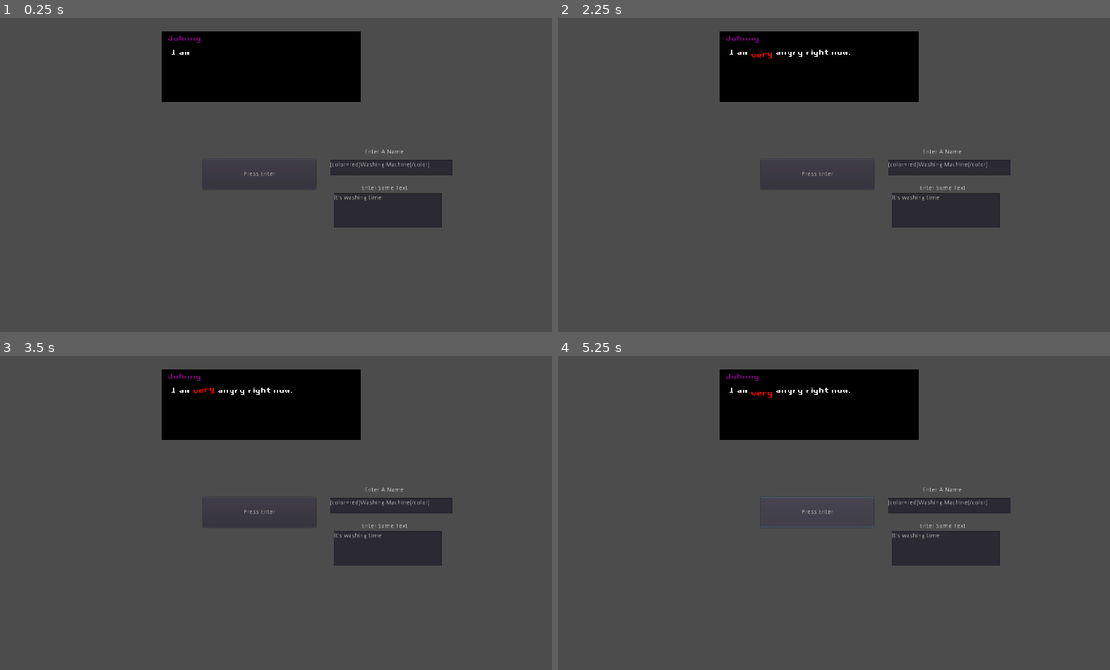
Above: before the commit, frames 1-4 (two rows, left to right).
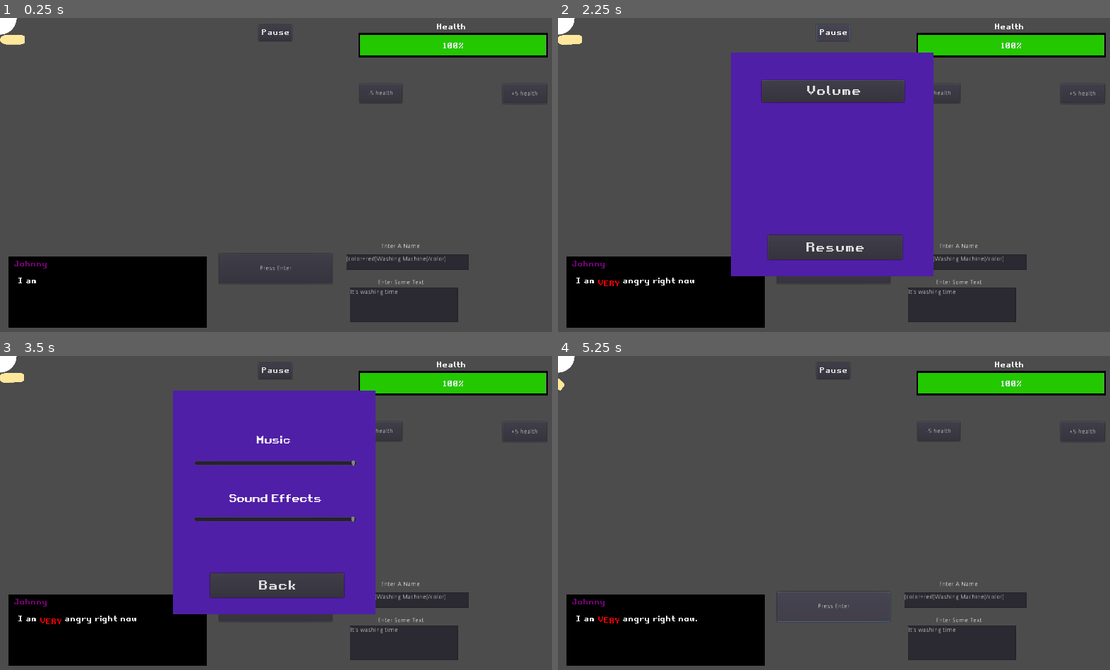
Above: after the commit, the same moments.

Repository: wet-floor/1501-final-project
Game: Godot game, scene res://testing/samuel/testingSamuel.tscn
Same seed, same stepped clock (60 frames per second), same inputs: the game is played once before the commit and once after it.
Inputs (mouse positions are in pixels of both pictures, inside the frame that each line leads up to):
- Up to frame 1 (0.25 s): no input
- Up to frame 2 (2.25 s): click (938, 93) at 0.5 s, where only the run after the commit has a clickable "-5 health"; click (1082, 93) at 1.25 s, where only the run after the commit has a clickable "+5 health"; click (834, 33) at 2 s, where only the run after the commit has a clickable "Pause"
- Up to frame 3 (3.5 s): click (276, 428) at 2.75 s, where only the run after the commit has a clickable "Volume"
- Up to frame 4 (5.25 s): click (834, 585) at 3.5 s, where only the run after the commit has a clickable "Back"; click (834, 585) at 4.25 s, where only the run after the commit has a clickable "Resume"; click "Press Enter" at 5 s

The runs differ from the first frame. In frame 1, 26% of the frame differs, in the area x 0-100%, y 0-99%; in frame 2, 43%; in frame 3, 43%; in frame 4, 26%.

Commit message:
Healthbar / Pause Menu
- Added Pause Menu
- Added Health Bar
- Added two new audio buses

Diff:
--- /dev/null
+++ b/default_bus_layout.tres
@@ -0,0 +1,15 @@
+[gd_resource type="AudioBusLayout" format=2]
+
+[resource]
+bus/1/name = "Music"
+bus/1/solo = false
+bus/1/mute = false
+bus/1/bypass_fx = false
+bus/1/volume_db = 0.0
+bus/1/send = "Master"
+bus/2/name = "SE"
+bus/2/solo = false
+bus/2/mute = false
+bus/2/bypass_fx = false
+bus/2/volume_db = 0.0
+bus/2/send = "Master"
--- a/testing/samuel/healthBar.tscn
+++ b/testing/samuel/healthBar.tscn
@@ -39,3 +39,20 @@
 position = Vector2( 213.75, 27 )
 scale = Vector2( 1.0035, 1 )
 texture = ExtResource( 3 )
+
+[node name="decreaseHealth5" type="Button" parent="."]
+margin_left = 1.0
+margin_top = 114.0
+margin_right = 97.0
+margin_bottom = 158.0
+text = "-5 health"
+
+[node name="increaseHealth5" type="Button" parent="."]
+margin_left = 325.0
+margin_top = 114.0
+margin_right = 425.0
+margin_bottom = 160.0
+text = "+5 health"
+
+[connection signal="pressed" from="decreaseHealth5" to="." method="_on_decreaseHealth5_pressed"]
+[connection signal="pressed" from="increaseHealth5" to="." method="_on_increaseHealth5_pressed"]
--- a/testing/samuel/inventoryUI.tscn
+++ b/testing/samuel/inventoryUI.tscn
@@ -1,11 +1,14 @@
-[gd_scene format=2]
+[gd_scene load_steps=2 format=2]
+
+[ext_resource path="res://testing/samuel/scripts/inventoryUI.gd" type="Script" id=1]
 
 [node name="inventoryUI" type="Control"]
 anchor_right = 1.0
 anchor_bottom = 1.0
+script = ExtResource( 1 )
 
 [node name="ColorRect" type="ColorRect" parent="."]
-margin_left = 23.0
-margin_top = 612.0
-margin_right = 115.0
-margin_bottom = 706.0
+margin_left = 566.0
+margin_top = 590.0
+margin_right = 658.0
+margin_bottom = 684.0
--- a/testing/samuel/pauseMenu.tscn
+++ b/testing/samuel/pauseMenu.tscn
@@ -1,11 +1,110 @@
-[gd_scene format=2]
+[gd_scene load_steps=9 format=2]
+
+[ext_resource path="res://testing/samuel/scripts/pauseMenu.gd" type="Script" id=1]
+[ext_resource path="res://Retro Gaming.ttf" type="DynamicFontData" id=2]
+
+[sub_resource type="DynamicFont" id=1]
+font_data = ExtResource( 2 )
+
+[sub_resource type="DynamicFont" id=2]
+size = 28
+font_data = ExtResource( 2 )
+
+[sub_resource type="DynamicFont" id=5]
+size = 28
+font_data = ExtResource( 2 )
+
+[sub_resource type="DynamicFont" id=6]
+size = 28
+font_data = ExtResource( 2 )
+
+[sub_resource type="DynamicFont" id=3]
+size = 25
+font_data = ExtResource( 2 )
+
+[sub_resource type="DynamicFont" id=4]
+size = 25
+font_data = ExtResource( 2 )
 
 [node name="pauseMenu" type="Control"]
 anchor_right = 1.0
 anchor_bottom = 1.0
+script = ExtResource( 1 )
 
-[node name="MenuButton" type="MenuButton" parent="."]
-margin_left = 538.0
-margin_top = 25.0
-margin_right = 616.0
-margin_bottom = 106.0
+[node name="pauseButton" type="Button" parent="."]
+margin_left = 586.0
+margin_top = 15.0
+margin_right = 658.0
+margin_bottom = 52.0
+custom_fonts/font = SubResource( 1 )
+text = "Pause"
+
+[node name="pauseMenuVisual" type="ColorRect" parent="."]
+margin_left = 392.0
+margin_top = 78.0
+margin_right = 852.0
+margin_bottom = 585.0
+color = Color( 0.317647, 0.12549, 0.658824, 1 )
+
+[node name="VolumeButton" type="Button" parent="pauseMenuVisual"]
+margin_left = 70.0
+margin_top = 63.0
+margin_right = 394.0
+margin_bottom = 113.0
+custom_fonts/font = SubResource( 2 )
+text = "Volume"
+
+[node name="BackButtonMain" type="Button" parent="pauseMenuVisual"]
+margin_left = 83.0
+margin_top = 414.0
+margin_right = 389.0
+margin_bottom = 470.0
+custom_fonts/font = SubResource( 5 )
+text = "Resume"
+
+[node name="BackButtonVolume" type="Button" parent="pauseMenuVisual"]
+margin_left = 84.0
+margin_top = 414.0
+margin_right = 388.0
+margin_bottom = 470.0
+custom_fonts/font = SubResource( 6 )
+text = "Back"
+
+[node name="SEVolume" type="Label" parent="pauseMenuVisual"]
+margin_left = 127.0
+margin_top = 229.0
+margin_right = 349.0
+margin_bottom = 261.0
+custom_fonts/font = SubResource( 3 )
+text = "Sound Effects"
+
+[node name="MusicVolume" type="Label" parent="pauseMenuVisual"]
+margin_left = 188.0
+margin_top = 97.0
+margin_right = 272.0
+margin_bottom = 132.0
+custom_fonts/font = SubResource( 4 )
+text = "Music"
+
+[node name="MusicVolumeSlider" type="HSlider" parent="pauseMenuVisual"]
+margin_left = 49.0
+margin_top = 141.0
+margin_right = 417.0
+margin_bottom = 190.0
+min_value = -60.0
+max_value = 0.0
+
+[node name="SEVolumeSlider" type="HSlider" parent="pauseMenuVisual"]
+margin_left = 48.0
+margin_top = 268.0
+margin_right = 416.0
+margin_bottom = 317.0
+min_value = -60.0
+max_value = 0.0
+
+[connection signal="pressed" from="pauseButton" to="." method="_on_pauseButton_pressed"]
+[connection signal="pressed" from="pauseMenuVisual/VolumeButton" to="." method="_on_VolumeButton_pressed"]
+[connection signal="pressed" from="pauseMenuVisual/BackButtonMain" to="." method="_on_BackButton_pressed"]
+[connection signal="pressed" from="pauseMenuVisual/BackButtonVolume" to="." method="_on_BackButtonVolume_pressed"]
+[connection signal="value_changed" from="pauseMenuVisual/MusicVolumeSlider" to="." method="_on_MusicVolumeSlider_value_changed"]
+[connection signal="value_changed" from="pauseMenuVisual/SEVolumeSlider" to="." method="_on_SEVolumeSlider_value_changed"]
--- a/testing/samuel/popupUI.tscn
+++ b/testing/samuel/popupUI.tscn
@@ -26,16 +26,16 @@
 [node name="speakerName" type="RichTextLabel" parent="popupBox"]
 margin_left = 12.0
 margin_top = 6.0
-margin_right = 252.0
-margin_bottom = 42.0
+margin_right = 440.0
+margin_bottom = 35.0
 custom_fonts/normal_font = SubResource( 1 )
 bbcode_enabled = true
 text = "Name"
 
 [node name="speakerDialog" type="RichTextLabel" parent="popupBox"]
 margin_left = 21.0
-margin_top = 38.0
-margin_right = 424.0
+margin_top = 45.0
+margin_right = 432.0
 margin_bottom = 146.0
 custom_fonts/normal_font = SubResource( 2 )
 bbcode_enabled = true
@@ -46,7 +46,9 @@
 [node name="textSound" type="AudioStreamPlayer2D" parent="popupBox"]
 stream = ExtResource( 4 )
 volume_db = -17.846
+bus = "SE"
 
 [node name="enterSound" type="AudioStreamPlayer2D" parent="popupBox"]
 stream = ExtResource( 3 )
 volume_db = -12.923
+bus = "SE"
--- /dev/null
+++ b/testing/samuel/scripts/MenuButton.gd
@@ -0,0 +1,16 @@
+extends MenuButton
+
+var popup
+
+func _ready():
+	popup = get_popup()
+	popup.add_item("item a")
+	popup.add_item("item b")
+	popup.add_item("item c")
+	popup.connect("id_pressed", self, "_on_item_pressed")
+
+func _on_item_pressed(ID):
+	print(popup.get_item_text(ID), " pressed")
+
+func _process(delta):
+	pass
--- a/testing/samuel/scripts/healthBar.gd
+++ b/testing/samuel/scripts/healthBar.gd
@@ -1,15 +1,19 @@
 extends ProgressBar
-# Default starting percent
-var percent = 100;
 
 # Called when the node enters the scene tree for the first time.
 func _ready():
-	value = percent;
-	# hide();
+	value = 100
+	# hide()
 
 func _show_bar():
-	show();
+	show()
 
-func _process(delta):
-	# Each frame change bar value to the percent
-	value = percent;
+func _hide_bar():
+	hide()
+#func _process(delta):
+
+func _on_decreaseHealth5_pressed():
+	value -= 5
+
+func _on_increaseHealth5_pressed():
+	value += 5
--- /dev/null
+++ b/testing/samuel/scripts/inventoryUI.gd
@@ -0,0 +1,18 @@
+extends Control
+
+var hehe
+
+func _on_MenuButton_pressed():
+	hehe = get_node("/root/testingSamuel/Root/tdPlayer/Hand/Inventory").get_inventory()
+
+	#print(hehe)
+	#get_tree().paused = true
+	pass
+
+# Called when the node enters the scene tree for the first time.
+func _ready():
+	pass # Replace with function body.
+
+# Called every frame. 'delta' is the elapsed time since the previous frame.
+#func _process(delta):
+#	pass
--- /dev/null
+++ b/testing/samuel/scripts/pauseMenu.gd
@@ -0,0 +1,43 @@
+extends Control
+
+var hehe
+
+func _ready():
+	# Hides every aspect of pause menu
+	$pauseMenuVisual.hide()
+	$pauseMenuVisual/SEVolume.hide()
+	$pauseMenuVisual/MusicVolume.hide()
+	$pauseMenuVisual/BackButtonVolume.hide()
+	$pauseMenuVisual/MusicVolumeSlider.hide()
+	$pauseMenuVisual/SEVolumeSlider.hide()
+
+	# Sets pause menu pause mode to process
+	# Copy this line into any other nodes that we don't want to pause while the game is paused
+	pause_mode = Node.PAUSE_MODE_PROCESS
+
+func _on_pauseButton_pressed():
+	# Pause or unpause
+	get_tree().paused = !get_tree().paused
+	# Show or hide pause menu
+	$pauseMenuVisual.visible = !$pauseMenuVisual.visible
+
+func _on_VolumeButton_pressed():
+	$pauseMenuVisual/VolumeButton.visible = !$pauseMenuVisual/VolumeButton.visible
+	$pauseMenuVisual/MusicVolume.visible = !$pauseMenuVisual/MusicVolume.visible
+	$pauseMenuVisual/SEVolume.visible = !$pauseMenuVisual/SEVolume.visible
+	$pauseMenuVisual/BackButtonMain.visible = !$pauseMenuVisual/BackButtonMain.visible
+	$pauseMenuVisual/BackButtonVolume.visible = !$pauseMenuVisual/BackButtonVolume.visible
+	$pauseMenuVisual/MusicVolumeSlider.visible = !$pauseMenuVisual/MusicVolumeSlider.visible
+	$pauseMenuVisual/SEVolumeSlider.visible = !$pauseMenuVisual/SEVolumeSlider.visible
+
+func _on_BackButton_pressed():
+	_on_pauseButton_pressed()
+
+func _on_BackButtonVolume_pressed():
+	_on_VolumeButton_pressed()
+
+func _on_MusicVolumeSlider_value_changed(value):
+	AudioServer.set_bus_volume_db(AudioServer.get_bus_index("Music"), value)
+
+func _on_SEVolumeSlider_value_changed(value):
+	AudioServer.set_bus_volume_db(AudioServer.get_bus_index("SE"), value)
--- a/testing/samuel/scripts/popupBox.gd
+++ b/testing/samuel/scripts/popupBox.gd
@@ -17,6 +17,7 @@
 	# Set wait timer to equal to text speed
 	$textShowTimer.wait_time = textSpeed
 
+# Converts text into an array, which is used to show the letters one by one
 func getDialog(name, text) -> Array:
 	if typeof(text) == TYPE_ARRAY:
 		return text
@@ -33,6 +34,7 @@
 	# If there is currently a box shown, yield showing text until the current one has ended
 	if shown == true:
 		yield(self, "messageEnded")
+
 	self.show()
 	shown = true
 	finished = false
@@ -51,18 +53,17 @@
 	# While the visible characters is shorter than the length of the text, continuously show the
 	# next character
 	while $speakerDialog.visible_characters < len($speakerDialog.text):
-		#print($speakerDialog.visible_characters)
-		#print(len($speakerDialog.text))
 		$speakerDialog.visible_characters += 1
 		$textSound.play()
 		$textShowTimer.start()
 		# Makes sure each letter only appears after the timer runs out
 		yield($textShowTimer, "timeout")
+		# Once all letters are shown, set finished to true
 		if $speakerDialog.visible_characters >= (len($speakerDialog.text)):
 			finished = true
 			break
 
-# Called every frame. 'delta' is the elapsed time since the previous frame.
+# Called every frame
 func _process(delta):
 	# If the player presses accept, it will either move onto the next phrase or
 	# skip to the end of current phrase if still not complete.
--- a/testing/samuel/scripts/testingSamuel.gd
+++ b/testing/samuel/scripts/testingSamuel.gd
@@ -4,7 +4,7 @@
 # Called when the node enters the scene tree for the first time.
 func _ready():
 	pass
-	$popupUI/popupBox.showText("[color=purple]Johnny[/color]", "I am [wave amp=60 freq=6][color=red]very[/color][/wave] angry right now.")
+	$popupUI/popupBox.showText("[color=purple]Johnny[/color]", "I am [wave amp=60 freq=6][color=red]VERY[/color][/wave] angry right now.")
 	$popupUI/popupBox.showText("Alex", "SHEEEEEEEEEEEEEEEEEEEEEEEEEEEEEESH")
 
 func _on_Button_pressed():
--- a/testing/samuel/testingSamuel.tscn
+++ b/testing/samuel/testingSamuel.tscn
@@ -1,33 +1,26 @@
-[gd_scene load_steps=3 format=2]
+[gd_scene load_steps=6 format=2]
 
+[ext_resource path="res://testing/hendry/tdPlayer.tscn" type="PackedScene" id=1]
 [ext_resource path="res://testing/samuel/scripts/testingSamuel.gd" type="Script" id=2]
 [ext_resource path="res://testing/samuel/popupUI.tscn" type="PackedScene" id=3]
+[ext_resource path="res://testing/samuel/pauseMenu.tscn" type="PackedScene" id=4]
+[ext_resource path="res://testing/samuel/healthBar.tscn" type="PackedScene" id=5]
 
 [node name="testingSamuel" type="Node2D"]
 script = ExtResource( 2 )
 
 [node name="popupUI" parent="." instance=ExtResource( 3 )]
+margin_left = -348.0
+margin_top = 511.0
+margin_right = -348.0
+margin_bottom = 511.0
 
 [node name="showTextButton" type="Button" parent="."]
-margin_left = 460.0
-margin_top = 320.0
-margin_right = 716.0
-margin_bottom = 389.0
+margin_left = 497.0
+margin_top = 534.0
+margin_right = 753.0
+margin_bottom = 603.0
 text = "Press Enter"
-
-[node name="nameText" type="TextEdit" parent="showTextButton"]
-margin_left = 288.0
-margin_top = 2.0
-margin_right = 566.0
-margin_bottom = 37.0
-text = "[color=red]Washing Machine[/color]"
-
-[node name="textText" type="TextEdit" parent="showTextButton"]
-margin_left = 296.0
-margin_top = 77.0
-margin_right = 541.0
-margin_bottom = 156.0
-text = "It's washing time"
 
 [node name="text" type="Label" parent="showTextButton"]
 margin_left = 360.0
@@ -43,4 +36,28 @@
 margin_bottom = 7.0
 text = "Enter A Name"
 
+[node name="textText" type="TextEdit" parent="showTextButton"]
+margin_left = 296.0
+margin_top = 77.0
+margin_right = 541.0
+margin_bottom = 156.0
+text = "It's washing time"
+
+[node name="nameText" type="TextEdit" parent="showTextButton"]
+margin_left = 288.0
+margin_top = 2.0
+margin_right = 566.0
+margin_bottom = 37.0
+text = "[color=red]Washing Machine[/color]"
+
+[node name="healthBar" parent="." instance=ExtResource( 5 )]
+margin_left = 814.0
+margin_top = 35.0
+margin_right = 1241.0
+margin_bottom = 90.0
+
+[node name="tdPlayer" parent="." instance=ExtResource( 1 )]
+
+[node name="pauseMenu" parent="." instance=ExtResource( 4 )]
+
 [connection signal="pressed" from="showTextButton" to="." method="_on_Button_pressed"]
